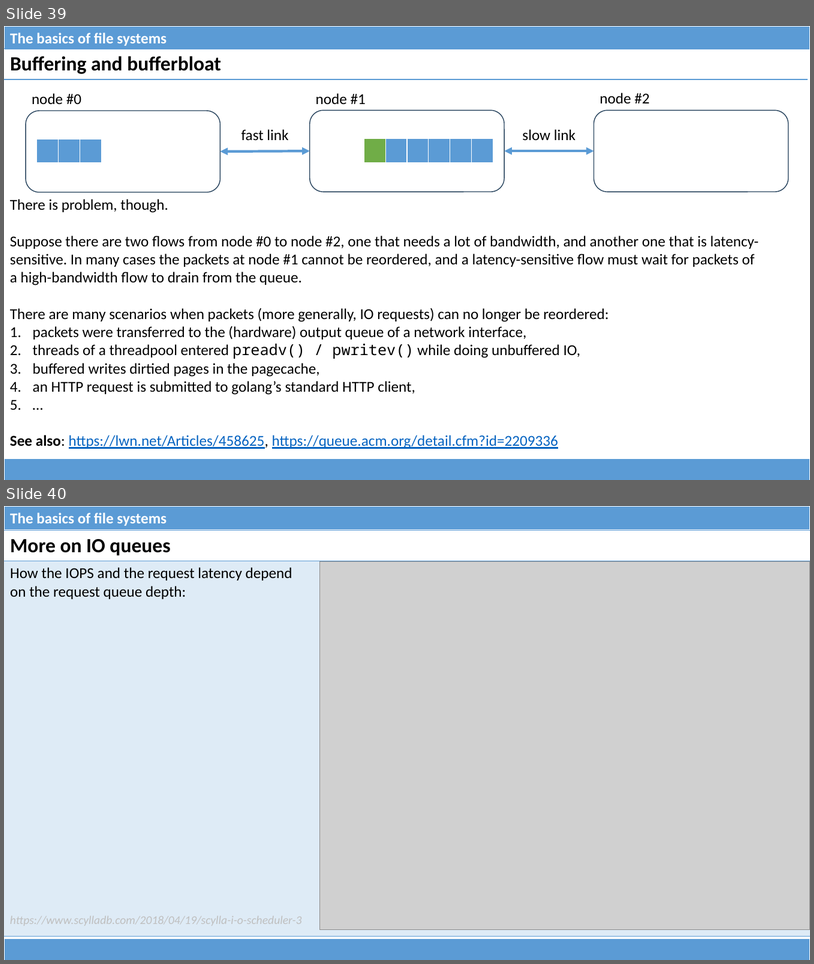
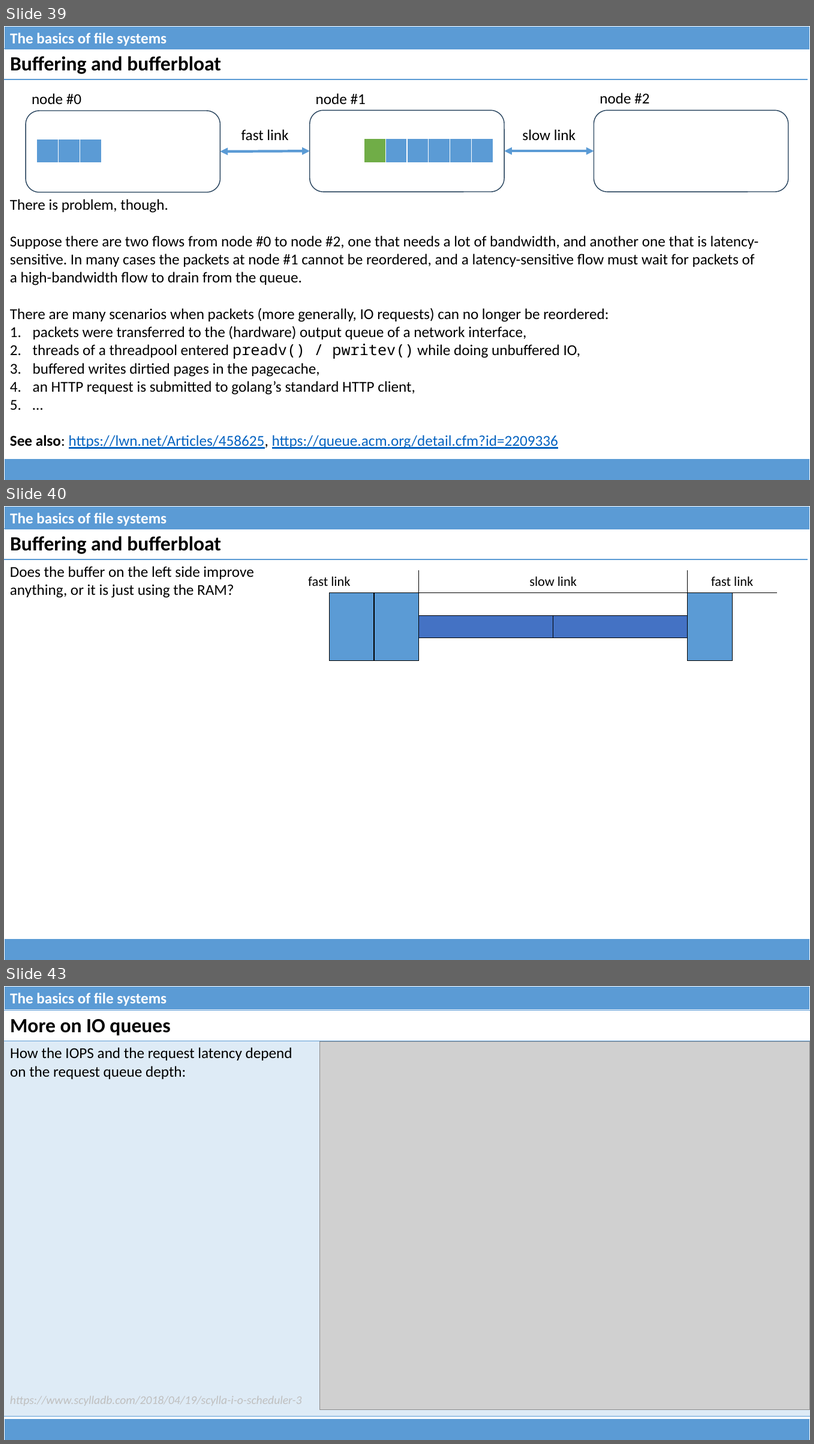
Before and after one commit to dominiquelefevre/filesystems-101-jb, a slide deck: talks/src/class08.pptx. Shown one above the other, each under a label of ours: slides 39 and 40 before the commit, slides 39, 40 and 43 after it; the slides between them are not shown. The pictures are 814x964 and 814x1444 pixels, drawn with LibreOffice and Linux fonts; fonts in the diff are those of the drawing; grey boxes stand for pictures. Boxes give left, top, right and bottom in pixels: in the first picture for what was removed or moved away, otherwise in the second. Text is boxed around its words. In the diff, an @@ line names an element or a change of style, - is before the commit and + after.

```diff
--- a/talks/src/class08.pptx
+++ b/talks/src/class08.pptx
@@ slide 40 added at (4,506,810,960), background #FFFFFF @@
@@ table added at (4,506,810,530), 1 rows, 1 columns @@
+The basics of file systems
@@ table added at (4,529,809,559), 1 rows, 1 columns @@
+Buffering and bufferbloat
@@ text added at (10,566,254,598), 18 pt, text #000000 @@
+Does the buffer on the left side improve
+anything, or it is just using the RAM?
@@ table added at (240,570,777,659), 4 rows, 7 columns @@
+fast link |  |  | slow link |  | fast link | 
+ |  |  |  |  |  | 
+ |  |  |  |  |  | 
+ |  |  |  |  |  | 
@@ table added at (605,619,780,643), 1 rows, 8 columns @@
+ |  |  |  |  |  |  | 
@@ table added at (4,938,810,960), 1 rows, 1 columns @@
+
@@ what was slide 40 is now slide 43 @@
```
Also in this commit, not shown: 3 slides changed, 2 other slides added, 1 other file.
